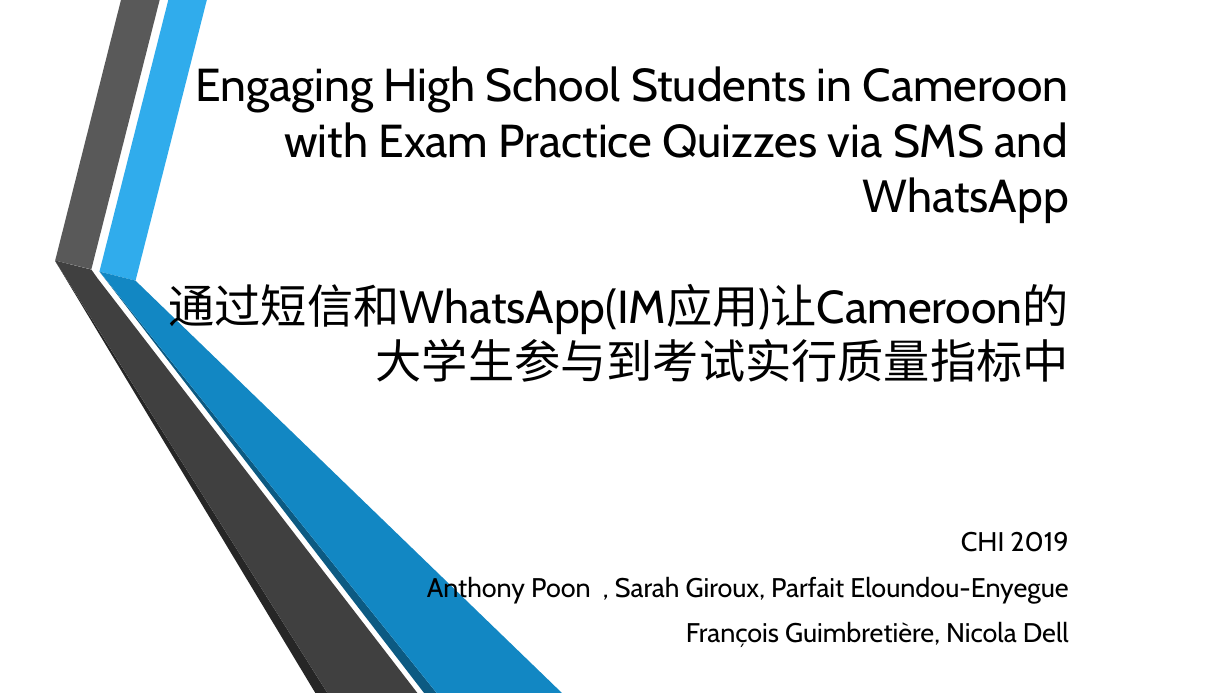
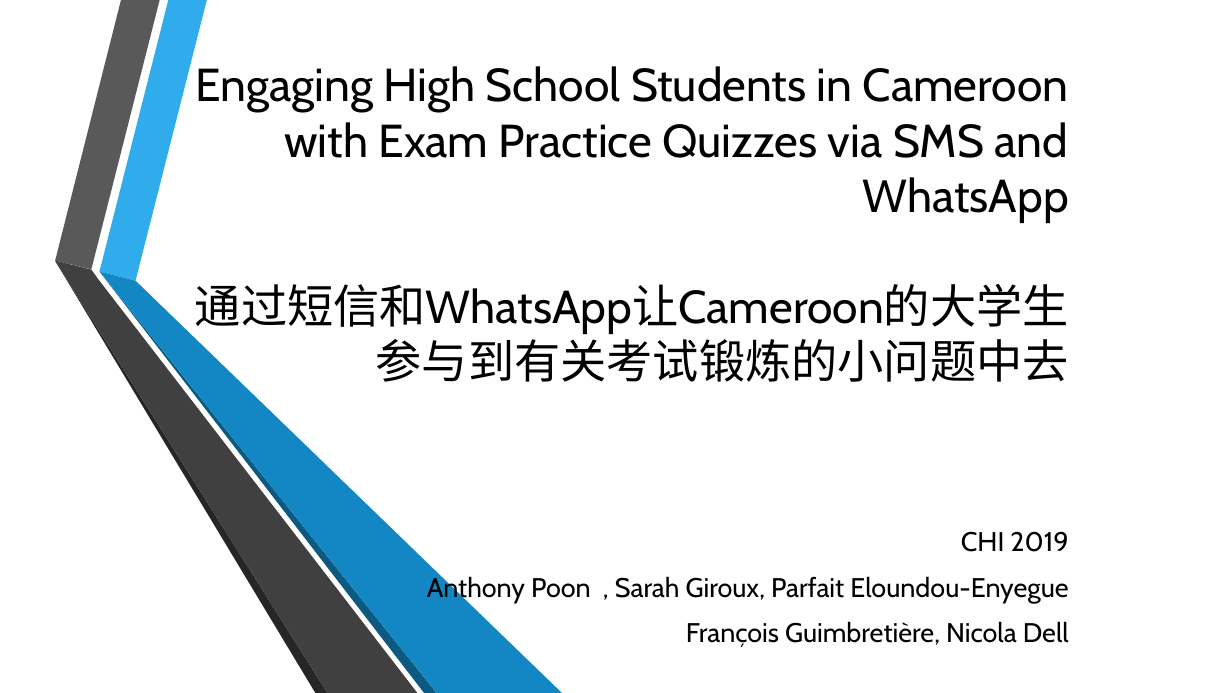
Before and after one commit to twesix/paper-notes, a slide deck: slide 12 of 201905/5-25分享.pptx. Drawn at 1232x693 pixels with LibreOffice and Linux fonts; fonts in the diff are those of the drawing; background and template pictures are left out. Boxes give left, top, right and bottom in pixels: in the first picture for what was removed or moved away, otherwise in the second. Text is boxed around its words. In the diff, an @@ line names an element or a change of style, - is before the commit and + after.

```diff
--- a/201905/5-25分享.pptx
+++ b/201905/5-25分享.pptx
@@ title at (195,66,1069,335): text changed @@
-Engaging High School Students in Cameroon with Exam Practice Quizzes via SMS and WhatsApp
-通过短信和WhatsApp(IM应用)让Cameroon的大学生参与到考试实行质量指标中
+Engaging High School Students in Cameroon with Exam Practice Quizzes via SMS and WhatsApp
+通过短信和WhatsApp让Cameroon的大学生参与到有关考试锻炼的小问题中去
```
Also in this commit, not shown: 8 slides added, 2 other files.
